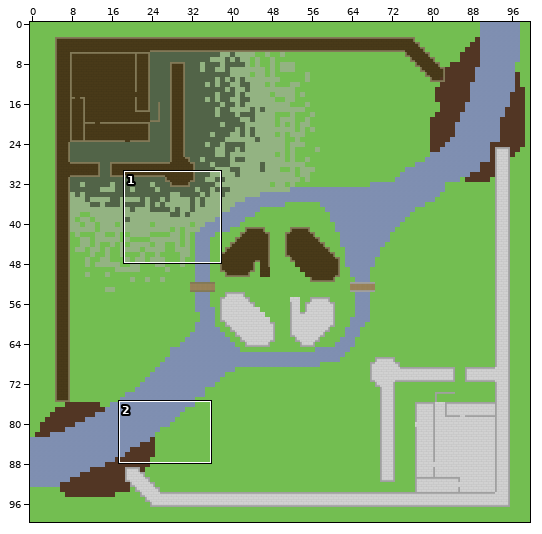
Two versions of a level (Tiled map (JSON), maps/castlewars.json). The picture above shows the old version from afar; the outline marks the close-up.
Close-up. Before the edit:
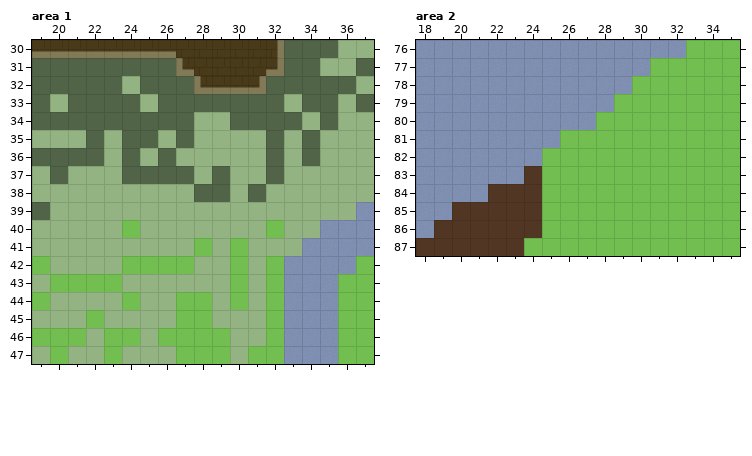
Cells are 50x50 px. Shown: area 1 x 19..37, y 30..47; area 2 x 18..35, y 76..87. The commit also changed other parts of the map, which this record leaves out.
After:
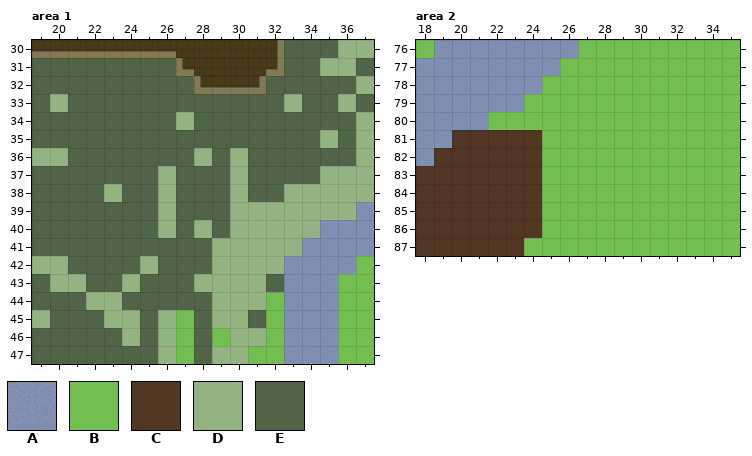
Key: from "terrain": A 0, B 1, C 5, D 6, E 7.
_ is an empty cell.
Changes in this commit:
Layer "ground-level", area 1:
y 32: x 24 D -> E
y 33: x 25 D -> E
y 34: x 27..29 EDD -> DEE; x 34 D -> E; x 36 D -> E
y 35: x 19..21 DDD -> EEE; x 23 D -> E; x 26 D -> E; x 28..31 DDDD -> EEEE; x 33 D -> E; x 36 D -> E
y 36: x 19..20 EE -> DD; x 23 D -> E; x 25 D -> E; x 27 D -> E; x 29 D -> E; x 31 D -> E; x 33 D -> E; x 35..36 DD -> EE
y 37: x 19 D -> E; x 21..23 DDD -> EEE; x 26 E -> D; x 28 D -> E; x 31 D -> E; x 33..34 DD -> EE
y 38: x 19..22 DDDD -> EEEE; x 24..25 DD -> EE; x 27 D -> E; x 32 D -> E
y 39: x 20..25 DDDDDD -> EEEEEE; x 27..29 DDD -> EEE
y 40: x 19..25 DDDDDBD -> EEEEEEE; x 27 D -> E; x 29 D -> E; x 32 B -> D
y 41: x 19..28 DDDDDDDDDB -> EEEEEEEEEE; x 30 B -> D
y 42: x 19 B -> D; x 21..28 DDDBBBBD -> EEEEDEEE; x 30 B -> D; x 32 B -> D
y 43: x 19..23 DBBBB -> EDDEE; x 25..27 DDD -> EEE; x 30 B -> D; x 32 B -> E
y 44: x 19..21 BDD -> EEE; x 24..28 BDDBB -> EEEEE; x 30 B -> D
y 45: x 20..22 DDB -> EEE; x 25 D -> E; x 28 B -> E; x 31 D -> E
y 46: x 19..26 BBBDBBDB -> EEEEEDED; x 28 B -> E
y 47: x 19..25 DBDDBDD -> EEEEEEE; x 28..29 BB -> ED
Layer "ground-level", area 2:
y 76: x 18 A -> B; x 27..32 AAAAAA -> BBBBBB
y 77: x 26..30 AAAAA -> BBBBB
y 78: x 25..29 AAAAA -> BBBBB
y 79: x 24..28 AAAAA -> BBBBB
y 80: x 22..27 AAAAAA -> BBBBBB
y 81: x 20..25 AAAAAA -> CCCCCB
y 82: x 19..24 AAAAAA -> CCCCCC
y 83: x 18..23 AAAAAA -> CCCCCC
y 84: x 18..21 AAAA -> CCCC
y 85: x 18..19 AA -> CC
y 86: x 18 A -> C
Boxes around the changes in both close-ups, in picture pixels (x1, y1, x2, y2):
changed: (122, 76, 158, 112)
changed: (32, 112, 356, 364)
changed: (416, 40, 686, 238)
